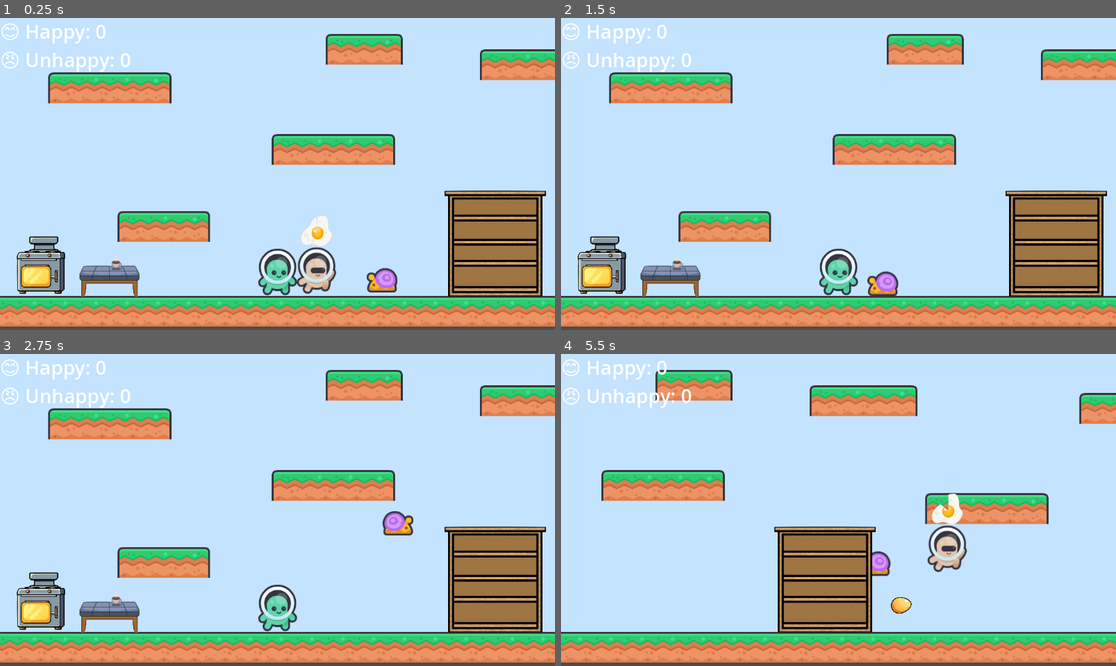
Above: before the commit, frames 1-4 (two rows, left to right).
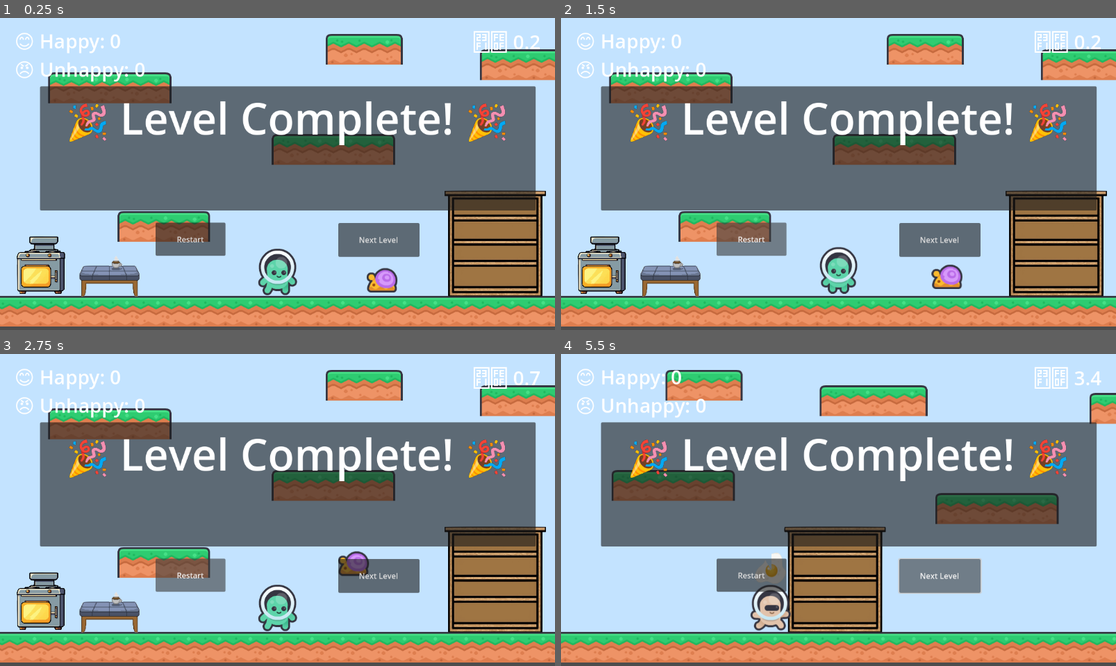
Above: after the commit, the same moments.

Repository: Lea-poh/WhiskTaker
Game: Godot game, scene res://Main.tscn
Same seed, same stepped clock (60 frames per second), same inputs: the game is played once before the commit and once after it. Sound files missing from this copy of the repository are replaced by a short silence.
Inputs (mouse positions are in pixels of both pictures, inside the frame that each line leads up to):
- Up to frame 1 (0.25 s): no input
- Up to frame 2 (1.5 s): click (749, 239) at 0.5 s, where only the run after the commit has a clickable "Restart"; click (749, 239) at 1.25 s, where only the run after the commit has a clickable "Restart"
- Up to frame 3 (2.75 s): click (188, 575) at 2 s, where only the run after the commit has a clickable "Restart"
- Up to frame 4 (5.5 s): click (938, 575) at 2.75 s, where only the run after the commit has a clickable "Next Level"; click (938, 575) at 3.5 s, where only the run after the commit has a clickable "Next Level"; tap Enter (ui_accept) at 4.25, 4.52, 5.27 s; hold Right (ui_right) from 4.28 s (still down)

The runs differ from the first frame. In frame 1, 41% of the frame differs, in the area x 0-98%, y 1-89%; in frame 2, 41%; in frame 3, 40%; in frame 4, 45%, in the area x 0-100%, y 1-99%.

Commit message:
timer working

Diff:
--- a/Chef.gd
+++ b/Chef.gd
@@ -65,7 +65,7 @@
 	# ⚠️ Call _on_pickup() deferred so it's safe and after physics is cleaned up
 	dish.call_deferred("_on_pickup")
 
-	print("🍽️ Dish picked up!")
+	#print("🍽️ Dish picked up!")
 
 func _deferred_remove_dish(table: Node, spot_name: String):
 	table._on_dish_removed(spot_name)
@@ -102,4 +102,4 @@
 	if carried_dish:
 		carried_dish.queue_free()
 		carried_dish = null
-		print("✅ Dish delivered!")
+		#print("✅ Dish delivered!")
--- a/Customer.gd
+++ b/Customer.gd
@@ -81,7 +81,7 @@
 	wait_bar.value = remaining * 100
 
 	if wait_elapsed >= wait_time:
-		print("😠 Customer left unhappy...")
+		#print("😠 Customer left unhappy...")
 		leave_unhappy()
 
 
@@ -89,17 +89,19 @@
 	if area.is_in_group("player"):
 		var chef = area.get_parent()
 		if chef.carried_dish != null:
-			print("🍳 Dish received!")
+			#print("🍳 Dish received!")
 			chef.deliver_dish()
 			handle_dish_received()
 
 func handle_dish_received():
+	print("We got a happy customer!")
 	emit_signal("happy_leave")  # Emit signal to notify main scene
 	$AnimatedSprite2D.play("happy")
 	await get_tree().create_timer(1).timeout
 	queue_free()  # Customer leaves
 
 func leave_unhappy():
+	print("Ohh no, an unhappy customer!")
 	emit_signal("unhappy_leave")
 	# $AnimatedSprite2D.play("angry")  # Optional: play an "angry" or "leave" animation
 	await get_tree().create_timer(1).timeout  # Let animation play
--- a/EggDish.gd
+++ b/EggDish.gd
@@ -8,9 +8,9 @@
 	spawn_point_name = name
 
 func _on_pickup():  # Call this when the chef picks up the dish
-	print("I have been picked up")
-	print("Spawn point name is:", spawn_point_name)
-	print("Emitting signal: dish_removed")
+	#print("I have been picked up")
+	#print("Spawn point name is:", spawn_point_name)
+	#print("Emitting signal: dish_removed")
 	emit_signal("dish_removed", spawn_point_name)
 
 func _on_area_2d_area_entered(area):
--- a/IngredientsCupboard.gd
+++ b/IngredientsCupboard.gd
@@ -8,13 +8,13 @@
 
 func add_egg():
 	egg_count += 1
-	print("🥚 Egg stored! Total:", egg_count)
+	#print("🥚 Egg stored! Total:", egg_count)
 	update_label()
 	_update_egg_icon()
 
 func remove_egg():
 	egg_count = max(egg_count - 1, 0)
-	print("🥚 Egg removed! Total:", egg_count)
+	#print("🥚 Egg removed! Total:", egg_count)
 	update_label()
 	_update_egg_icon()
 
--- a/Main.gd
+++ b/Main.gd
@@ -1,25 +1,36 @@
 extends Node2D
 
-@onready var happy_label = $CanvasLayer/MarginContainer/VBoxContainer/HappyLabel
-@onready var unhappy_label = $CanvasLayer/MarginContainer/VBoxContainer/UnhappyLabel
+@onready var happy_label = $CanvasLayer/ScoreContainer/VBoxContainer/HappyLabel
+@onready var unhappy_label = $CanvasLayer/ScoreContainer/VBoxContainer/UnhappyLabel
+@onready var finish_label = $CanvasLayer/FinishBanner/Label
+@onready var restart_button = $CanvasLayer/FinishBanner.get_node("RestartButton")
+@onready var next_level_button = $CanvasLayer/FinishBanner.get_node("NextLevelButton")
+@onready var timer_label = $CanvasLayer/TimerContainer/TimerLabel
 
 @export var customer_scene: PackedScene  # Assign in Inspector
 @export var customer_spawn_point: Node2D  # Assign in Inspector
 
+var game_end_customers := 1
+var game_active := true
 var happy_customers := 0
 var unhappy_customers := 0
+var elapsed_time := 0.0
+
 
 func _ready():
-	# Start spawning customers every 20 seconds
-	var timer = Timer.new()
-	timer.wait_time = 20
-	timer.autostart = true
-	timer.one_shot = false
-	add_child(timer)
-	timer.connect("timeout", Callable(self, "_spawn_customer"))
+	# Spawn the firt customer immediately
+	_spawn_customer()
 
 	# Initialize UI
 	update_labels()
+
+	restart_button.connect("pressed", Callable(self, "_on_restart_pressed"))
+	next_level_button.connect("pressed", Callable(self, "_on_next_level_pressed"))
+
+func _process(delta):
+	if game_active:
+		elapsed_time += delta
+		timer_label.text = "⏱️ %.1f" % elapsed_time
 
 func _spawn_customer():
 	var customer = customer_scene.instantiate()
@@ -31,8 +42,9 @@
 	customer.connect("unhappy_leave", Callable(self, "_on_customer_unhappy_leave"))
 
 func _on_customer_happy_leave():
+	print("Received happy leave!")
 	increment_happy()
-	if happy_customers >= 5:
+	if happy_customers >= game_end_customers:
 		level_finished()
 
 func _on_customer_unhappy_leave():
@@ -51,5 +63,16 @@
 	unhappy_label.text = "😠 Unhappy: %d" % unhappy_customers
 
 func level_finished():
-	print("🎉 Level completed with 5 happy customers!")
-	# Add whatever you want here to finish the level, show message, etc.
+	print("🎉 Level completed in %d seconds!" % elapsed_time)
+	game_active = false
+	$CanvasLayer/FinishBanner.visible = true
+	finish_label.text = "🎉 Level Complete! 🎉 \n Level finished in %ds!" % elapsed_time
+
+func _on_restart_pressed():
+	print("Restarting level...")
+	get_tree().reload_current_scene()
+
+func _on_next_level_pressed():
+	print("Loading next level...")
+	# Replace "res://path_to_next_level.tscn" with your actual next level path
+	#get_tree().change_scene("res://path_to_next_level.tscn")
--- a/Main.tscn
+++ b/Main.tscn
@@ -276,32 +276,80 @@
 [node name="Table" parent="." instance=ExtResource("9_0usx5")]
 position = Vector2(-744, -113)
 
-[node name="Customer" parent="." instance=ExtResource("10_8h2at")]
-position = Vector2(-254, -98)
-
 [node name="Music" type="AudioStreamPlayer" parent="."]
 stream = ExtResource("11_vc8w6")
 autoplay = true
 
 [node name="CanvasLayer" type="CanvasLayer" parent="."]
 
-[node name="MarginContainer" type="MarginContainer" parent="CanvasLayer"]
+[node name="ScoreContainer" type="MarginContainer" parent="CanvasLayer"]
 offset_right = 40.0
 offset_bottom = 40.0
-
-[node name="VBoxContainer" type="VBoxContainer" parent="CanvasLayer/MarginContainer"]
+theme_override_constants/margin_left = 30
+theme_override_constants/margin_top = 20
+
+[node name="VBoxContainer" type="VBoxContainer" parent="CanvasLayer/ScoreContainer"]
 layout_mode = 2
 
-[node name="HappyLabel" type="Label" parent="CanvasLayer/MarginContainer/VBoxContainer"]
+[node name="HappyLabel" type="Label" parent="CanvasLayer/ScoreContainer/VBoxContainer"]
 layout_mode = 2
 theme_override_font_sizes/font_size = 40
 text = "😊 Happy: 0"
 
-[node name="UnhappyLabel" type="Label" parent="CanvasLayer/MarginContainer/VBoxContainer"]
+[node name="UnhappyLabel" type="Label" parent="CanvasLayer/ScoreContainer/VBoxContainer"]
 layout_mode = 2
 theme_override_font_sizes/font_size = 40
 text = "😠 Unhappy: 0"
 
+[node name="FinishBanner" type="Panel" parent="CanvasLayer"]
+offset_left = 83.0
+offset_top = 142.0
+offset_right = 1112.0
+offset_bottom = 400.0
+
+[node name="Label" type="Label" parent="CanvasLayer/FinishBanner"]
+layout_mode = 1
+anchors_preset = -1
+anchor_left = 0.456
+anchor_top = 0.346
+anchor_right = 0.456
+anchor_bottom = 0.346
+offset_left = -415.224
+offset_top = -86.268
+offset_right = 519.776
+offset_bottom = 46.732
+theme_override_font_sizes/font_size = 90
+text = "🎉 Level Complete! 🎉"
+
+[node name="RestartButton" type="Button" parent="CanvasLayer/FinishBanner"]
+offset_left = 240.0
+offset_top = 283.0
+offset_right = 385.0
+offset_bottom = 352.0
+text = "Restart"
+
+[node name="NextLevelButton" type="Button" parent="CanvasLayer/FinishBanner"]
+offset_left = 619.0
+offset_top = 284.0
+offset_right = 788.0
+offset_bottom = 354.0
+text = "Next Level"
+
+[node name="TimerContainer" type="MarginContainer" parent="CanvasLayer"]
+anchors_preset = 1
+anchor_left = 1.0
+anchor_right = 1.0
+offset_left = -40.0
+offset_bottom = 40.0
+grow_horizontal = 0
+theme_override_constants/margin_top = 20
+theme_override_constants/margin_right = 30
+
+[node name="TimerLabel" type="Label" parent="CanvasLayer/TimerContainer"]
+layout_mode = 2
+theme_override_font_sizes/font_size = 40
+text = "⏱️ 0"
+
 [node name="CustomerSpawnTimer" type="Timer" parent="."]
 wait_time = 20.0
 autostart = true
--- a/Stove.gd
+++ b/Stove.gd
@@ -40,7 +40,7 @@
 	$EggTimer.visible = true
 	$EggTimer.value = 0
 	cook_sound.play()
-	print("Started cooking egg...")
+	#print("Started cooking egg...")
 
 func _process(delta):
 	update_label()
@@ -51,5 +51,5 @@
 		if cook_timer >= cook_time:
 			cooking = false
 			$EggTimer.visible = false
-			print("Egg cooked!")
+			# print("Egg cooked!")
 			table.spawn_dish()
--- a/Table.gd
+++ b/Table.gd
@@ -31,7 +31,7 @@
 	dish.global_position = spawn_point.global_position
 
 	dish.connect("dish_removed", Callable(self, "_on_dish_removed"))
-	print("Connected dish_removed signal for:", dish.name)
+	#print("Connected dish_removed signal for:", dish.name)
 
 
 
@@ -42,9 +42,9 @@
 	return true  # all occupied
 
 func _on_dish_removed(spot_name: String) -> void:
-	print("Table received dish_removed signal for:", spot_name)
+	#print("Table received dish_removed signal for:", spot_name)
 	for spawn_point in spawn_points_container.get_children():
 		if spawn_point.name == spot_name:
 			spawn_point.set_meta("occupied", false)
-			print("Spawn point freed:", spot_name)
+			#print("Spawn point freed:", spot_name)
 			break
